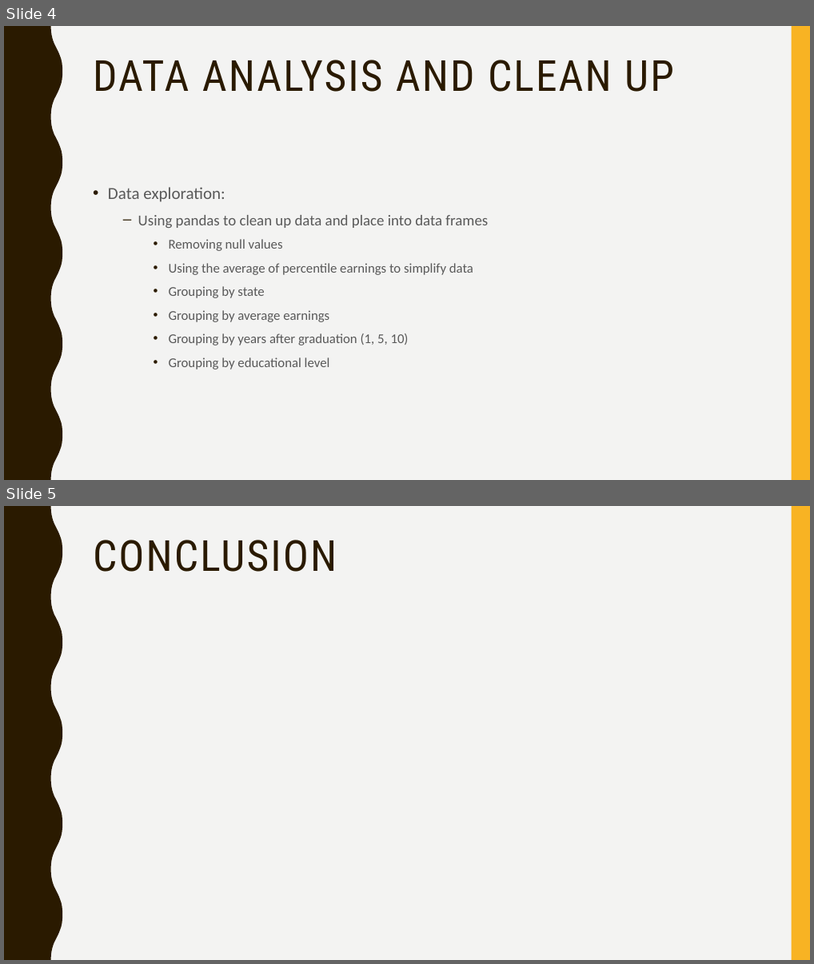
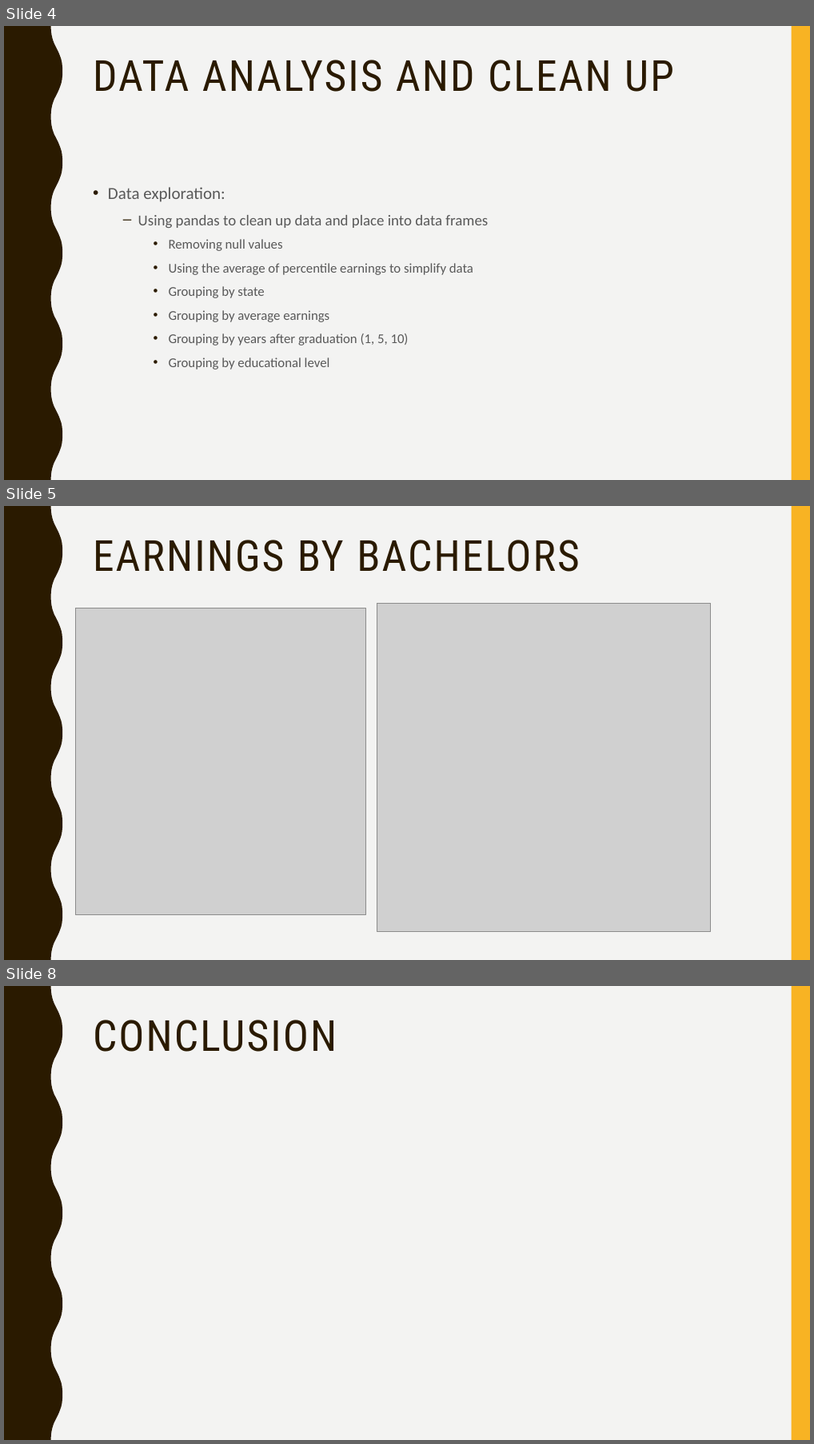
Before and after one commit to otrejo08/data_bootcamp_project1, a slide deck: data/Presentation1.pptx. Shown one above the other, each under a label of ours: slides 4 and 5 before the commit, slides 4, 5 and 8 after it; the slides between them are not shown. The pictures are 814x964 and 814x1444 pixels, drawn with LibreOffice and Linux fonts; fonts in the diff are those of the drawing; grey boxes stand for pictures. Boxes give left, top, right and bottom in pixels: in the first picture for what was removed or moved away, otherwise in the second. Text is boxed around its words. In the diff, an @@ line names an element or a change of style, - is before the commit and + after.

```diff
--- a/data/Presentation1.pptx
+++ b/data/Presentation1.pptx
@@ slide 5 added at box(4, 506, 810, 960), background #F3F3F2; not listed: 2 template elements that a slide beside it also shows @@
@@ title added at box(93, 540, 580, 572), 51 pt, text #2A1A00 @@
+EARNINGS BY BACHELORS
@@ picture added at box(75, 608, 366, 914) @@
@@ picture added at box(378, 603, 712, 931) @@
@@ what was slide 5 is now slide 8 @@
```
Also in this commit, not shown: 2 other slides added, 9 other files.
